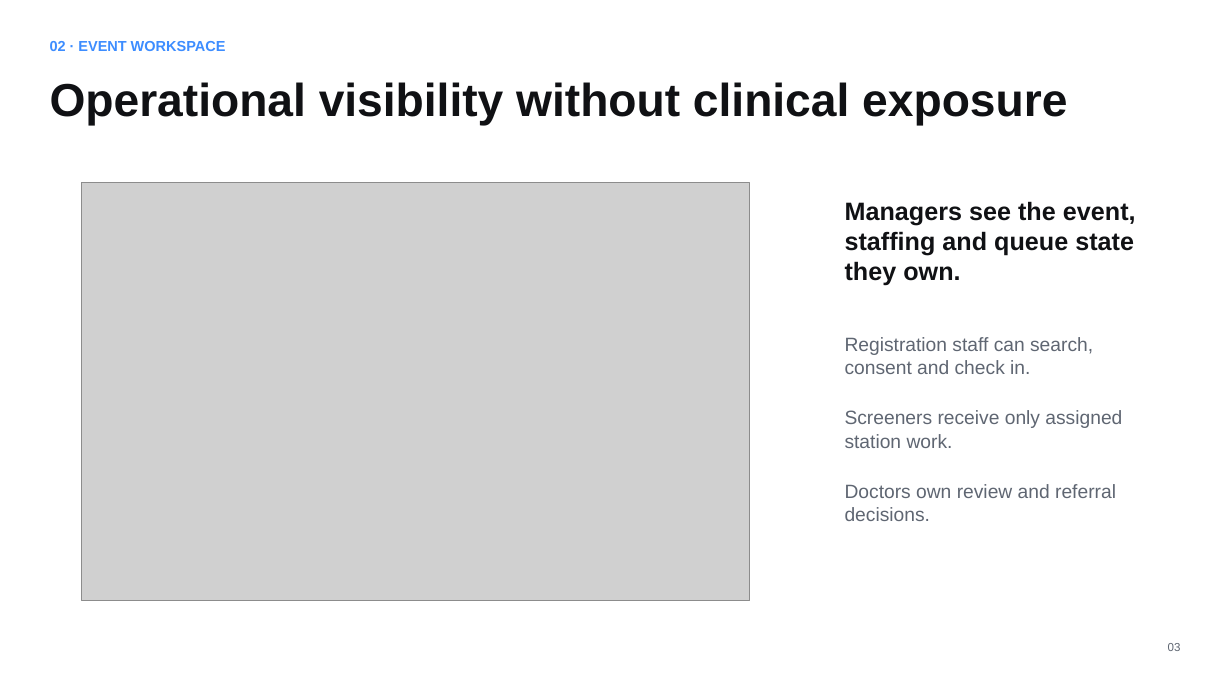
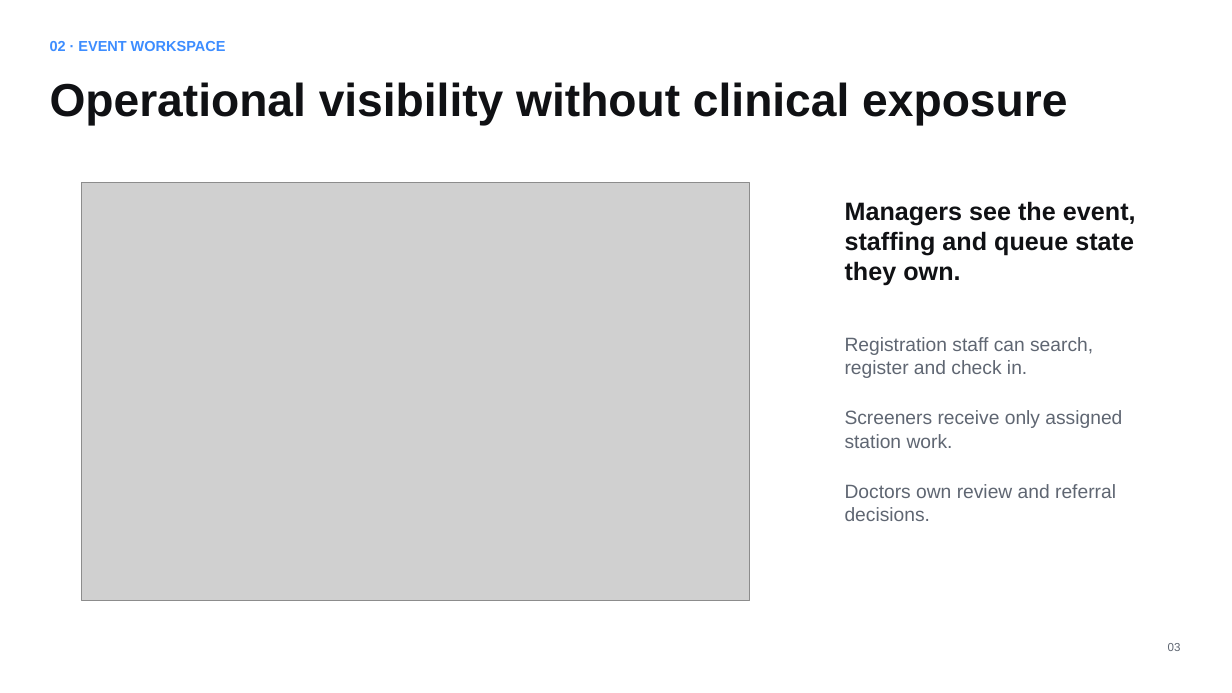
Before and after one commit to NachikethReddyY/vsms, a slide deck: slide 3 of docs/04-Security/secure_coding/final/VSMS_Demonstration.pptx. Drawn at 1232x693 pixels with LibreOffice and Linux fonts; fonts in the diff are those of the drawing; grey boxes stand for pictures. Boxes give left, top, right and bottom in pixels: in the first picture for what was removed or moved away, otherwise in the second. Text is boxed around its words. In the diff, an @@ line names an element or a change of style, - is before the commit and + after.

Commit message:
docs(submission): add verifiable rubric evidence
Replace broad achievement claims with a machine-checked BR and objective evidence contract, a current OWASP verification matrix, and a defensible DynamoDB alternative design.

Update the secure-coding report and demonstration deck with the implemented four-station workflow, an honest projected rubric score, and explicit field-measurement gaps.

Change authored by GPT-5.6-Sol through T3 Code.

```diff
--- a/docs/04-Security/secure_coding/final/VSMS_Demonstration.pptx
+++ b/docs/04-Security/secure_coding/final/VSMS_Demonstration.pptx
@@ text at [845, 337, 1093, 378]: text changed @@
-Registration staff can search, consent and check in.
+Registration staff can search, register and check in.
```
Also in this commit, not shown: 1 slide added, 8 other files.
